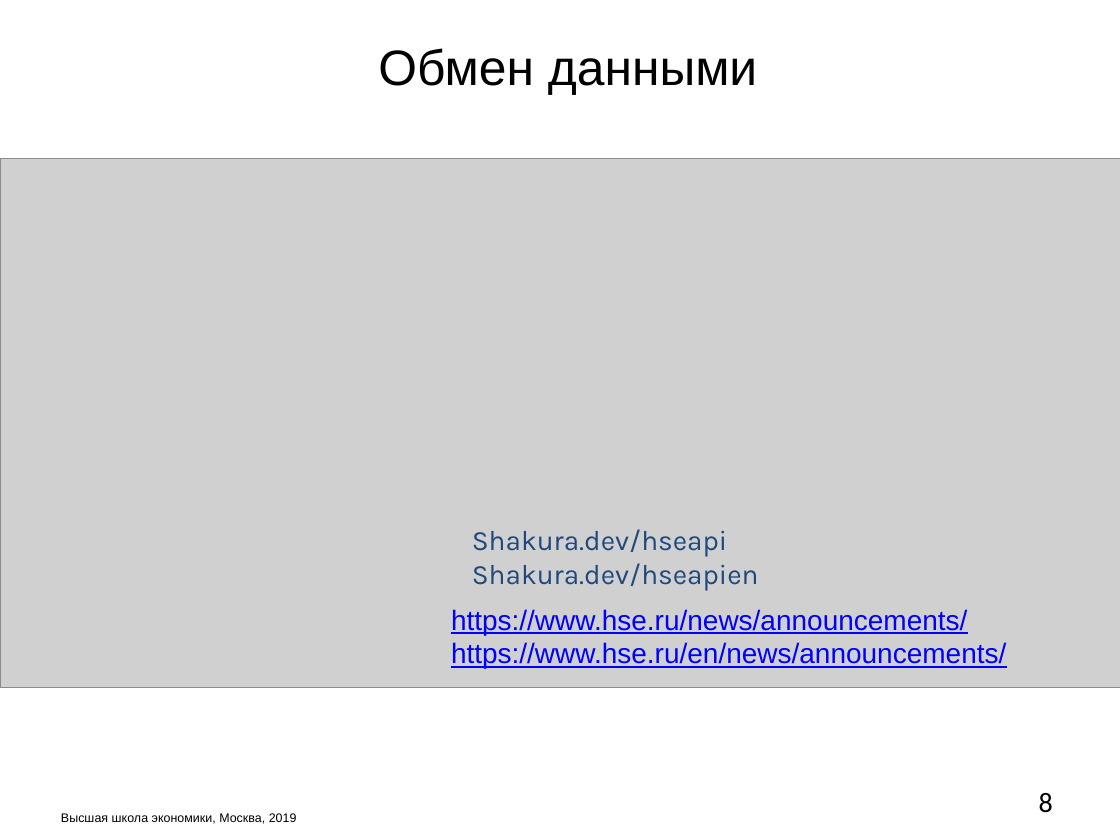
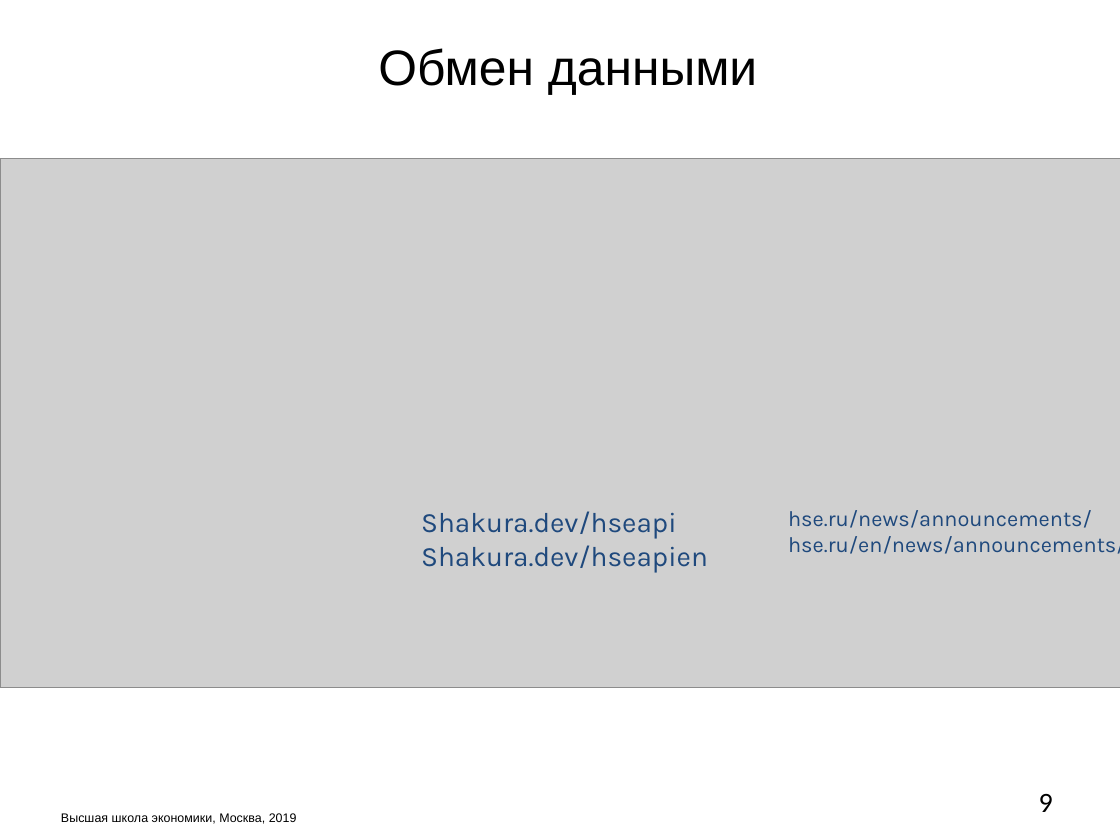
Before and after one commit to M2000h/HSE-APP, a slide deck: slide 9 of Презентация.pptx (slide 8 before the commit). Drawn at 1120x840 pixels with LibreOffice and Linux fonts; fonts in the diff are those of the drawing; grey boxes stand for pictures; background and template pictures are left out. Boxes give left, top, right and bottom in pixels: in the first picture for what was removed or moved away, otherwise in the second. Text is boxed around its words. In the diff, an @@ line names an element or a change of style, - is before the commit and + after.

```diff
--- a/Презентация.pptx
+++ b/Презентация.pptx
@@ text "Shakura.dev/hseapi": place and size @@
-text "Shakura.dev/hseapi" at bbox=[472, 529, 759, 591]
+text "Shakura.dev/hseapi" at bbox=[421, 511, 708, 573]
@@ text at bbox=[788, 510, 1120, 554]: text changed; size 18 to 14 pt; font Arial to Karla; text colour #0000FF to #1F497D @@
-https://www.hse.ru/news/announcements/ https://www.hse.ru/en/news/announcements/
+hse.ru/news/announcements/ hse.ru/en/news/announcements/
@@ page number at bbox=[1039, 794, 1053, 812]: text changed @@
-8
+9
```
Also in this commit, not shown: 2 other slides changed, 5 slides added, 5 other files.
